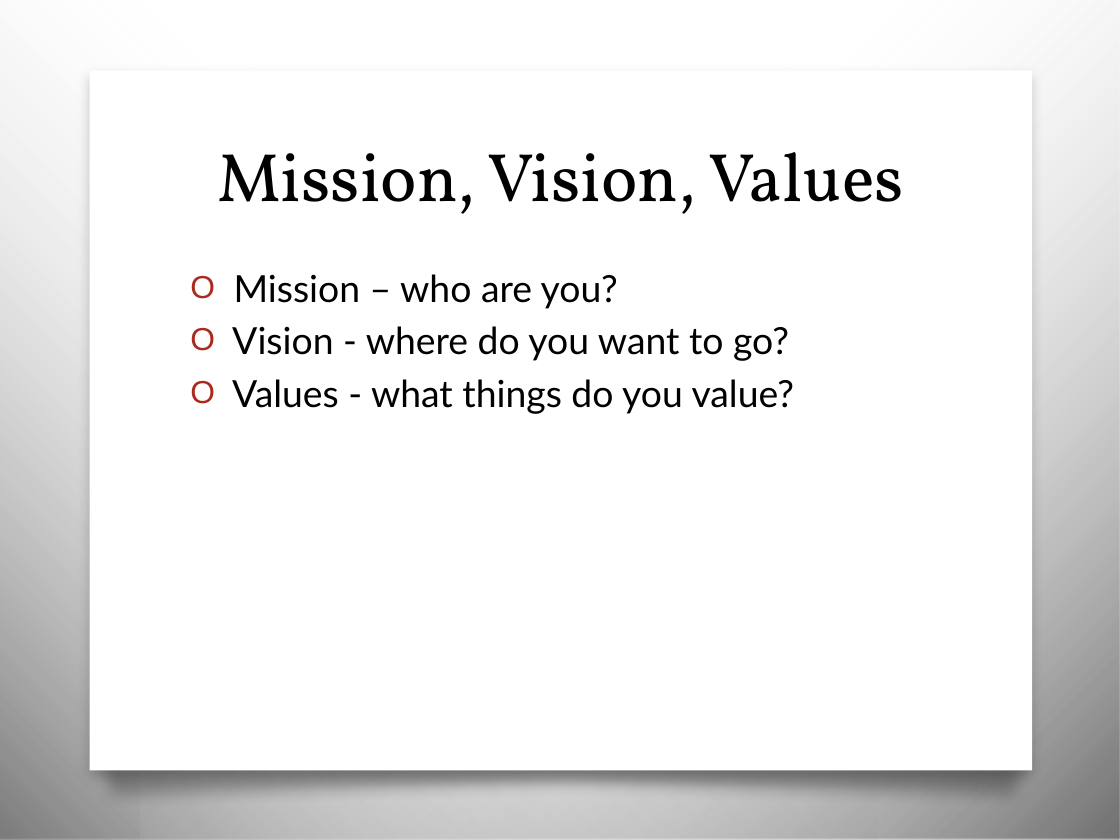
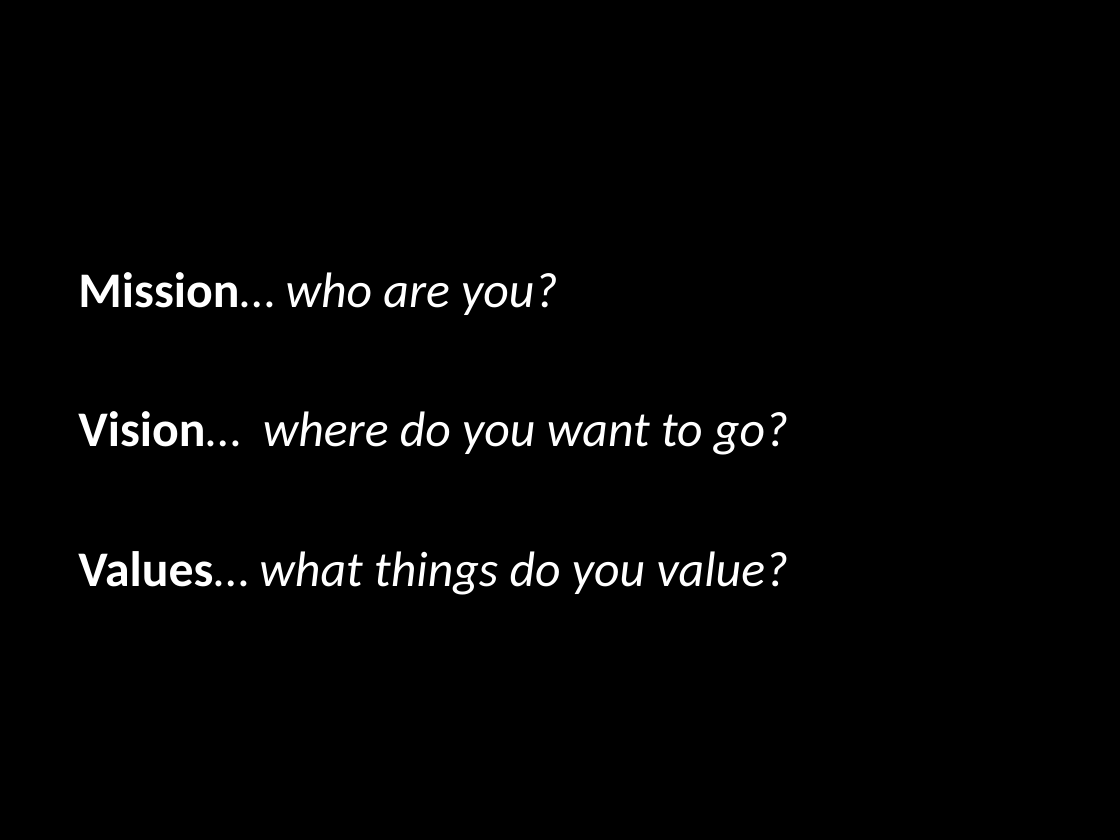
Before and after one commit to JonKruger/the-business-of-you, a slide deck: slide 3 of The Business of You.pptx. Drawn at 1120x840 pixels with LibreOffice and Linux fonts; fonts in the diff are those of the drawing; background and template pictures are left out. Boxes give left, top, right and bottom in pixels: in the first picture for what was removed or moved away, otherwise in the second. Text is boxed around its words. In the diff, an @@ line names an element or a change of style, - is before the commit and + after.

```diff
--- a/The Business of You.pptx
+++ b/The Business of You.pptx
@@ background picture (left out) to #000000 @@
@@ rectangle removed at [0,0,877,840] @@
@@ rectangle removed at [140,0,1120,840] @@
@@ rectangle removed at [90,71,1033,771] @@
@@ title removed at [217,152,904,214] @@
-Mission, Vision, Values
@@ text at [78,272,789,595]: text changed; size 24 to 32 pt; font Lato to Calibri; text colour #000000 to #FFFFFF; italic on @@
-O Mission – who are you?
-O Vision - where do you want to go?
-O Values - what things do you value?
+Mission… who are you?
+Vision… where do you want to go?
+Values… what things do you value?
@@ freeform shape removed at [77,744,1047,810] @@
```
Also in this commit, not shown: 16 other slides changed, 2 slides added, 2 slides removed, 1 other file.
